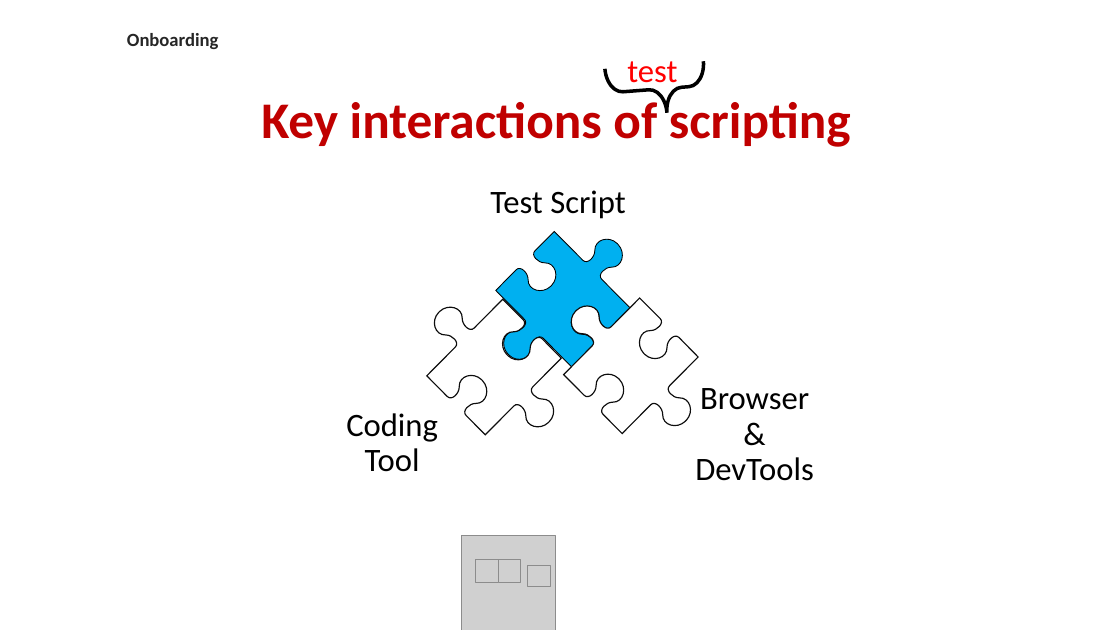
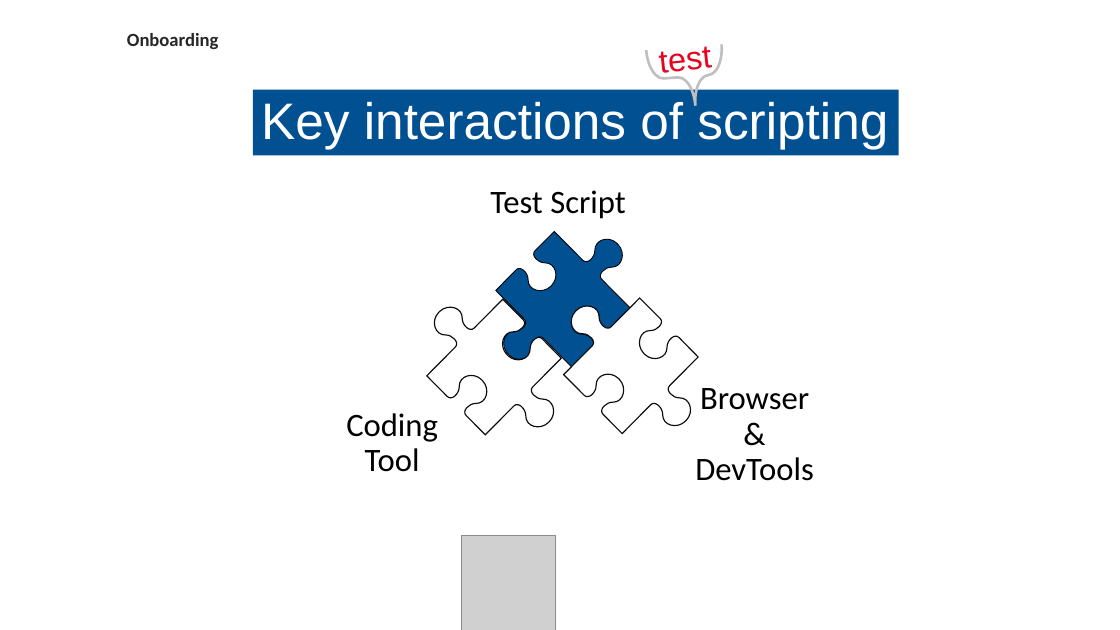
Before and after one commit to DjoolsNL/EersteMaand, a slide deck: slide 17 of A Introductie Voor De Cursist/Eerste Maand Onboarding Kit IT-Line BEE LKQ.pptx (slide 18 before the commit). Drawn at 1120x630 pixels with LibreOffice and Linux fonts; fonts in the diff are those of the drawing; grey boxes stand for pictures; background and template pictures are left out. Boxes give left, top, right and bottom in pixels: in the first picture for what was removed or moved away, otherwise in the second. Text is boxed around its words. In the diff, an @@ line names an element or a change of style, - is before the commit and + after.

```diff
--- a/A Introductie Voor De Cursist/Eerste Maand Onboarding Kit IT-Line BEE LKQ.pptx
+++ b/A Introductie Voor De Cursist/Eerste Maand Onboarding Kit IT-Line BEE LKQ.pptx
@@ left brace: place and size @@
-left brace at bbox=[605, 61, 707, 117]
+left brace at bbox=[646, 44, 726, 109]
@@ left brace at bbox=[646, 44, 726, 109]: outline #000000 3 pt to #BFBFBF 2.25 pt @@
@@ text "test": place and size @@
-text "test" at bbox=[627, 61, 677, 90]
+text "test" at bbox=[660, 46, 712, 79]
@@ text "test" at bbox=[660, 46, 712, 79]: font Calibri to Arial, text colour #FF0000 to #E4051F; rotation 0 to 354 degrees @@
@@ rectangle "Key interactions of scripting": place and size @@
-rectangle "Key interactions of scripting" at bbox=[261, 95, 851, 147]
+rectangle "Key interactions of scripting" at bbox=[253, 90, 899, 155]
@@ rectangle "Key interactions of scripting" at bbox=[253, 90, 899, 155]: font Calibri to Arial, text colour #C00000 to #FFFFFF, bold off; vertical alignment top to middle; fill none to #005092 @@
@@ freeform shape at bbox=[496, 232, 630, 367]: fill #00B0F0 to #005092 @@
@@ group removed at bbox=[476, 560, 550, 586]: 4 pictures @@
```
Also in this commit, not shown: 33 other slides changed, 2 slides added, 3 slides removed, 3 other files.
